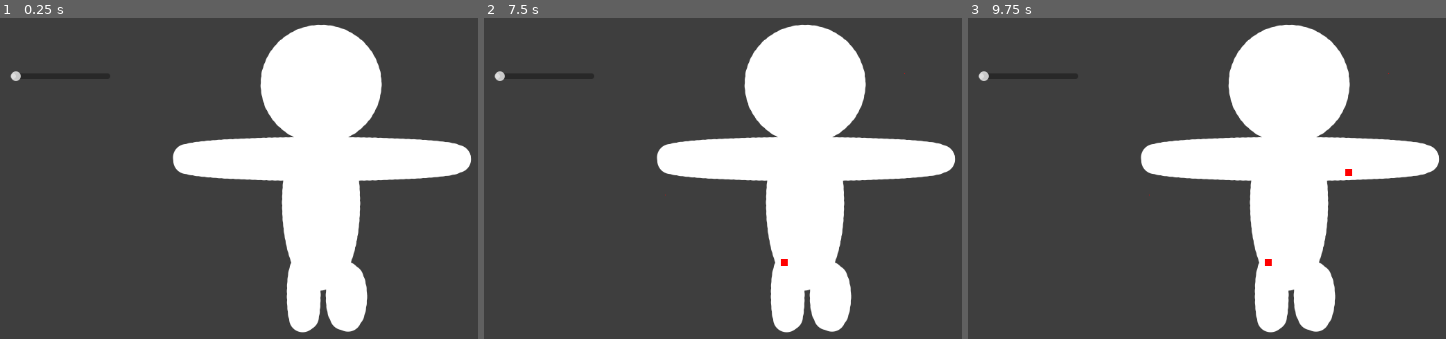
Above: before the commit, frames 1-3 (left to right).
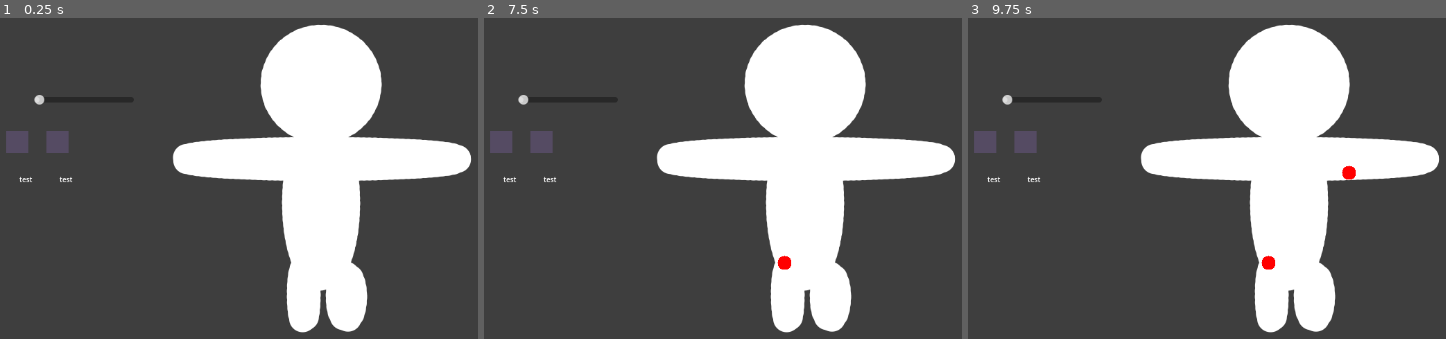
Above: after the commit, the same moments.

Repository: Pythorogus/blunder-god
Game: Godot game, scene res://scenes/game.tscn
The game is run twice, just before and just after one commit, with the same random seed, the same clock (stepped at 60 frames per second) and the same inputs.
Inputs (mouse positions are in pixels of both pictures, inside the frame that each line leads up to):
- Up to frame 1 (0.25 s): no input
- Up to frame 2 (7.5 s): click (503, 146) at 0.5 s, where only the run after the commit has a clickable "test"; click (541, 146) at 1.25 s, where only the run after the commit has a clickable "test"; click (503, 146) at 2 s, where only the run after the commit has a clickable "test"; click (541, 146) at 2.75 s, where only the run after the commit has a clickable "test"; click (503, 146) at 3.5 s, where only the run after the commit has a clickable "test"; click (541, 146) at 4.25 s, where only the run after the commit has a clickable "test"; tap Enter at 5, 6.5 s; move the mouse to (outside the picture) at 5.02 s; click (outside the picture) at 5.17 s; tap Space at 5.75, 7.25 s; move the mouse to (665, 194) at 5.77 s; click (665, 194) at 5.92 s; move the mouse to (904, 72) at 6.52 s; click (904, 72) at 6.67 s; move the mouse to (785, 261) at 7.27 s; click (785, 261) at 7.42 s
- Up to frame 3 (9.75 s): tap Enter at 8 s; move the mouse to (outside the picture) at 8.02 s; click (outside the picture) at 8.17 s; tap Space at 8.75 s; move the mouse to (1068, 104) at 8.77 s; click (1068, 104) at 8.92 s; move the mouse to (1350, 172) at 9.52 s; click (1350, 172) at 9.67 s

The runs differ from the first frame. In frame 1, 0.8% of the frame differs, in the area x 1-16%, y 16-52%; in frame 2, 0.9%; in frame 3, 0.9%, in the area x 1-89%, y 16-79%.

Commit message:
color selector unfinished

Diff:
--- /dev/null
+++ b/resources/personality_trait.gd
@@ -0,0 +1,5 @@
+extends Resource
+class_name PersonalityTrait
+
+@export var name: String
+@export var color: Color
--- /dev/null
+++ b/scenes/color_swatch.tscn
@@ -0,0 +1,35 @@
+[gd_scene load_steps=2 format=3 uid="uid://cde1cflbcvkwk"]
+
+[ext_resource type="Script" uid="uid://ivq22naurkgg" path="res://scripts/color_swatch.gd" id="1_h4sed"]
+
+[node name="ColorSwatch" type="Button"]
+offset_right = 60.0
+offset_bottom = 60.0
+size_flags_horizontal = 0
+script = ExtResource("1_h4sed")
+pt_color = null
+pt_name = null
+
+[node name="ColorRect" type="ColorRect" parent="."]
+layout_mode = 1
+anchors_preset = 8
+anchor_left = 0.5
+anchor_top = 0.5
+anchor_right = 0.5
+anchor_bottom = 0.5
+offset_left = -16.0
+offset_top = -23.0
+offset_right = 16.0
+offset_bottom = 9.0
+grow_horizontal = 2
+grow_vertical = 2
+color = Color(0.332881, 0.293562, 0.389782, 1)
+
+[node name="Label" type="Label" parent="."]
+layout_mode = 0
+offset_left = 7.0
+offset_top = 44.0
+offset_right = 53.0
+offset_bottom = 58.0
+theme_override_font_sizes/font_size = 10
+text = "test"
--- a/scenes/game.tscn
+++ b/scenes/game.tscn
@@ -1,11 +1,26 @@
-[gd_scene load_steps=2 format=3 uid="uid://cqgvwt6il87aj"]
+[gd_scene load_steps=8 format=3 uid="uid://cqgvwt6il87aj"]
 
-[ext_resource type="Script" uid="uid://bs075mlwa5dsw" path="res://scenes/paint2.gd" id="1_yqjtg"]
+[ext_resource type="Script" uid="uid://np2uvjr7vymw" path="res://scripts/color_selector.gd" id="1_iywne"]
+[ext_resource type="Script" uid="uid://bs075mlwa5dsw" path="res://scripts/paint_manager.gd" id="1_yqjtg"]
+[ext_resource type="Script" uid="uid://dpmbvxct1l6es" path="res://scripts/signal_manager.gd" id="2_yqjtg"]
+[ext_resource type="Script" uid="uid://d36t743liv1al" path="res://scripts/personality_traits.gd" id="3_lnu2h"]
+[ext_resource type="Script" uid="uid://ci2qns8fx51d0" path="res://resources/personality_trait.gd" id="5_iywne"]
+
+[sub_resource type="Resource" id="Resource_p57ef"]
+script = ExtResource("5_iywne")
+name = "Test"
+color = Color(0.73018, 0.357879, 0.488556, 1)
+metadata/_custom_type_script = "uid://ci2qns8fx51d0"
+
+[sub_resource type="Resource" id="Resource_u5sy4"]
+script = ExtResource("5_iywne")
+name = "Test2"
+color = Color(0, 0, 0.823529, 1)
+metadata/_custom_type_script = "uid://ci2qns8fx51d0"
 
 [node name="Paint" type="Node2D"]
-script = ExtResource("1_yqjtg")
 
-[node name="Sprite2D" type="Sprite2D" parent="."]
+[node name="Canvas" type="Sprite2D" parent="."]
 position = Vector2(552, 304)
 
 [node name="Line2D" type="Line2D" parent="."]
@@ -13,14 +28,43 @@
 [node name="Control" type="Control" parent="."]
 layout_mode = 3
 anchors_preset = 0
-offset_left = 46.0
-offset_top = 90.0
-offset_right = 290.0
-offset_bottom = 555.0
+offset_left = 80.0
+offset_top = 124.0
+offset_right = 324.0
+offset_bottom = 460.0
 
-[node name="HSlider" type="HSlider" parent="Control"]
+[node name="BrushWidthSlider" type="HSlider" parent="Control"]
 layout_mode = 0
 offset_left = 54.0
 offset_top = 87.0
 offset_right = 198.0
 offset_bottom = 103.0
+min_value = 20.0
+value = 20.0
+
+[node name="ColorSelector" type="GridContainer" parent="Control"]
+layout_mode = 1
+anchors_preset = -1
+anchor_left = 0.106557
+anchor_top = 0.473214
+anchor_right = 0.967213
+anchor_bottom = 1.07143
+offset_right = -10.0
+offset_bottom = -1.0
+theme_override_constants/h_separation = 50
+theme_override_constants/v_separation = 50
+columns = 5
+script = ExtResource("1_iywne")
+metadata/_edit_use_anchors_ = true
+
+[node name="PaintManager" type="Node2D" parent="."]
+script = ExtResource("1_yqjtg")
+
+[node name="SignalManager" type="Node2D" parent="."]
+script = ExtResource("2_yqjtg")
+
+[node name="PersonalityTraitManager" type="Node2D" parent="."]
+script = ExtResource("3_lnu2h")
+personality_traits = Array[ExtResource("5_iywne")]([SubResource("Resource_p57ef"), SubResource("Resource_u5sy4")])
+
+[connection signal="value_changed" from="Control/BrushWidthSlider" to="SignalManager" method="_on_h_slider_value_changed"]
--- /dev/null
+++ b/scripts/color_selector.gd
@@ -0,0 +1,19 @@
+extends GridContainer
+
+const COLOR_SWATCH = preload("res://scenes/color_swatch.tscn")
+
+@onready var personality_trait_manager: Node2D = $"../../PersonalityTraitManager"
+
+var color:Color = Color.WHITE
+
+func _ready():
+	for pt in personality_trait_manager.personality_traits:
+		var color_swatch: ColorSwatch = COLOR_SWATCH.instantiate()
+		color_swatch.set_pt_color(pt.color)
+		color_swatch.set_pt_name(pt.name)
+		add_child(color_swatch)
+		color_swatch.set_owner(get_tree().edited_scene_root)
+		#color_swatch.connect("pressed", self, "_on_ColorSwatch_pressed", [color])
+
+func _on_ColorSwatch_pressed(color_string: String):
+	color = Color(color_string)
--- /dev/null
+++ b/scripts/color_swatch.gd
@@ -0,0 +1,22 @@
+extends Button
+class_name ColorSwatch
+
+@onready var color_rect: ColorRect = $ColorRect
+@onready var label_node: Label = $Label
+
+@export var pt_color: Color = Color.WHITE
+@export var pt_name: String = ""
+
+func set_pt_color(value):
+	pt_color = value
+	if not color_rect:
+		return
+	color_rect.color = value
+	print(value)
+
+func set_pt_name(value):
+	pt_name = value
+	if not label_node:
+		return
+	label_node.text = value
+	print(value)
--- a/scenes/paint2.gd
+++ b/scripts/paint_manager.gd
@@ -1,45 +1,55 @@
 extends Node2D
 
-@onready var man: Sprite2D = $Man
-@onready var sprite: Sprite2D = $Sprite2D
+@onready var canvas: Sprite2D = $"../Canvas"
 
 var image: Image
 var texture: ImageTexture
 var pressed: bool = false
-var last_pos: Vector2i
+var last_pos: Vector2i = Vector2i.ZERO
+var brush_width:float = 20.0
+var brush_color:Color = Color(1, 0, 0, 1)
 
 func _ready():
-	#image = Image.create(256, 256, false, Image.FORMAT_RGBA8)
-	image = Image.new()
-	image.load("res://assets/textures/man.png")
-	#image.fill(Color(1, 1, 1, 1)) # Blanc opaque
-
+	var tex2d: Texture2D = load("res://assets/textures/man.png")
+	image = tex2d.get_image()
 	texture = ImageTexture.create_from_image(image)
-	sprite.texture = texture
+	canvas.texture = texture
 
 func _input(event):
 	if event is InputEventMouseButton :
 		if event.button_index == MOUSE_BUTTON_LEFT:
 			pressed = event.pressed
-			var local_pos = get_image_pixel_from_mouse(sprite, event.position) #sprite.to_local(event.position)
+			var local_pos = get_image_pixel_from_mouse(canvas, event.position) #sprite.to_local(event.position)
 			var x = int(local_pos.x)
 			var y = int(local_pos.y)
 
 			if x >= 0 and x < image.get_width() and y >= 0 and y < image.get_height() :
-				image.set_pixel(x, y, Color(1, 0, 0, 1)) # Rouge
-				paint(local_pos,10,Color(1, 0, 0, 1))
+				paint(local_pos, brush_width, brush_color)
 
 	elif event is InputEventMouseMotion and pressed:
-		var current_pos = get_image_pixel_from_mouse(sprite, event.position)
-		draw_line_between_points(last_pos, current_pos, 10, Color(1, 0, 0, 1))
+		var current_pos = get_image_pixel_from_mouse(canvas, event.position)
+
+		if last_pos and last_pos != Vector2i.ZERO:
+			pass
+			#draw_line_between_points(last_pos, current_pos, brush_width, brush_color)
+
 		last_pos = current_pos
-		#paint(get_image_pixel_from_mouse(sprite, event.position),10,Color(1, 0, 0, 1))
+		paint(get_image_pixel_from_mouse(canvas, event.position), brush_width, brush_color)
 
-func paint(position:Vector2, width:int, color:Color)->void:
+	elif event is InputEventMouseButton and !pressed:
+		last_pos = Vector2i.ZERO
+
+func paint(pos: Vector2, width: float, color: Color) -> void:
+	var radius := width / 2.0
 	for x2 in range(width):
 		for y2 in range(width):
-			if image.get_pixel(position.x+x2-(width/2),position.y+y2-(width/2)).a != 0 :
-				image.set_pixel(position.x+x2-(width/2), position.y+y2-(width/2), color) # Rouge
+			var dx := x2 - radius
+			var dy := y2 - radius
+			if dx * dx + dy * dy <= radius * radius:
+				var px := int(pos.x + dx)
+				var py := int(pos.y + dy)
+				if image.get_pixel(px, py).a != 0:
+					image.set_pixel(px, py, color)
 
 	texture.update(image)
 
--- /dev/null
+++ b/scripts/personality_traits.gd
@@ -0,0 +1,3 @@
+extends Node2D
+
+@export var personality_traits: Array[PersonalityTrait]
--- /dev/null
+++ b/scripts/signal_manager.gd
@@ -0,0 +1,6 @@
+extends Node2D
+
+@onready var paint_manager: Node2D = $"../PaintManager"
+
+func _on_h_slider_value_changed(value: float) -> void:
+	paint_manager.brush_width = value
Binary file added: assets/textures/brush.png
Not shown, added: assets/textures/brush.png.import
Not shown, added: resources/personality_trait.gd.uid
Not shown, added: scripts/color_selector.gd.uid
Not shown, added: scripts/color_swatch.gd.uid
Renamed: scenes/paint2.gd.uid -> scripts/paint_manager.gd.uid
Not shown, added: scripts/personality_traits.gd.uid
Not shown, added: scripts/signal_manager.gd.uid
